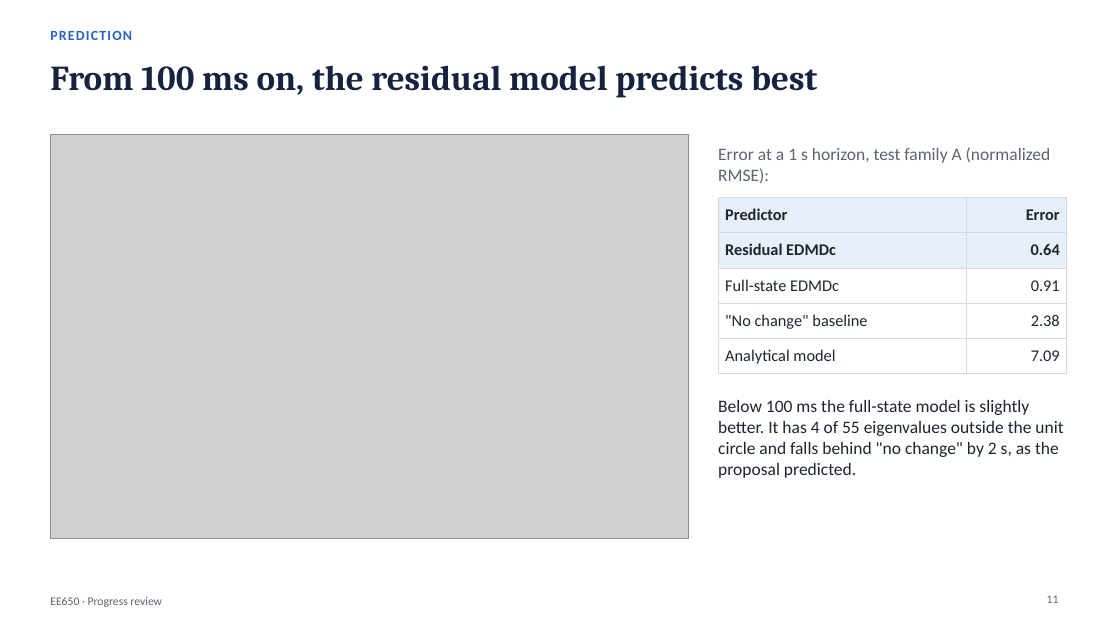
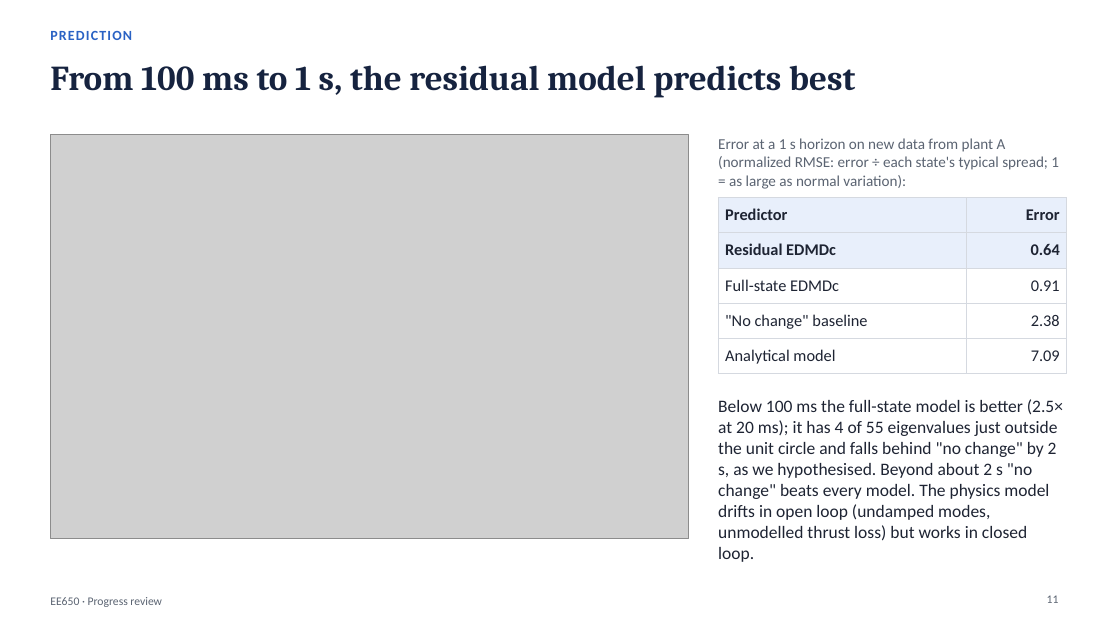
Before and after one commit to pranshuk22/quadrotor-rotor-loss-recovery, a slide deck: slide 11 of docs/deck/progress-review.pptx. Drawn at 1120x630 pixels with LibreOffice and Linux fonts; fonts in the diff are those of the drawing; grey boxes stand for pictures. Boxes give left, top, right and bottom in pixels: in the first picture for what was removed or moved away, otherwise in the second. Text is boxed around its words. In the diff, an @@ line names an element or a change of style, - is before the commit and + after.

```diff
--- a/docs/deck/progress-review.pptx
+++ b/docs/deck/progress-review.pptx
@@ title at (50,65,855,98): text changed @@
-From 100 ms on, the residual model predicts best
+From 100 ms to 1 s, the residual model predicts best
@@ text at (718,138,1059,189): text changed; size 15 to 13 pt @@
-Error at a 1 s horizon, test family A (normalized RMSE):
+Error at a 1 s horizon on new data from plant A (normalized RMSE: error ÷ each state's typical spread; 1 = as large as normal variation):
@@ text at (718,399,1063,562): text changed @@
-Below 100 ms the full-state model is slightly better. It has 4 of 55 eigenvalues outside the unit circle and falls behind "no change" by 2 s, as the proposal predicted.
+Below 100 ms the full-state model is better (2.5× at 20 ms); it has 4 of 55 eigenvalues just outside the unit circle and falls behind "no change" by 2 s, as we hypothesised. Beyond about 2 s "no change" beats every model. The physics model drifts in open loop (undamped modes, unmodelled thrust loss) but works in closed loop.
```
Also in this commit, not shown: 12 other slides changed, 3 slides added, 6 slides removed, 6 other files.
